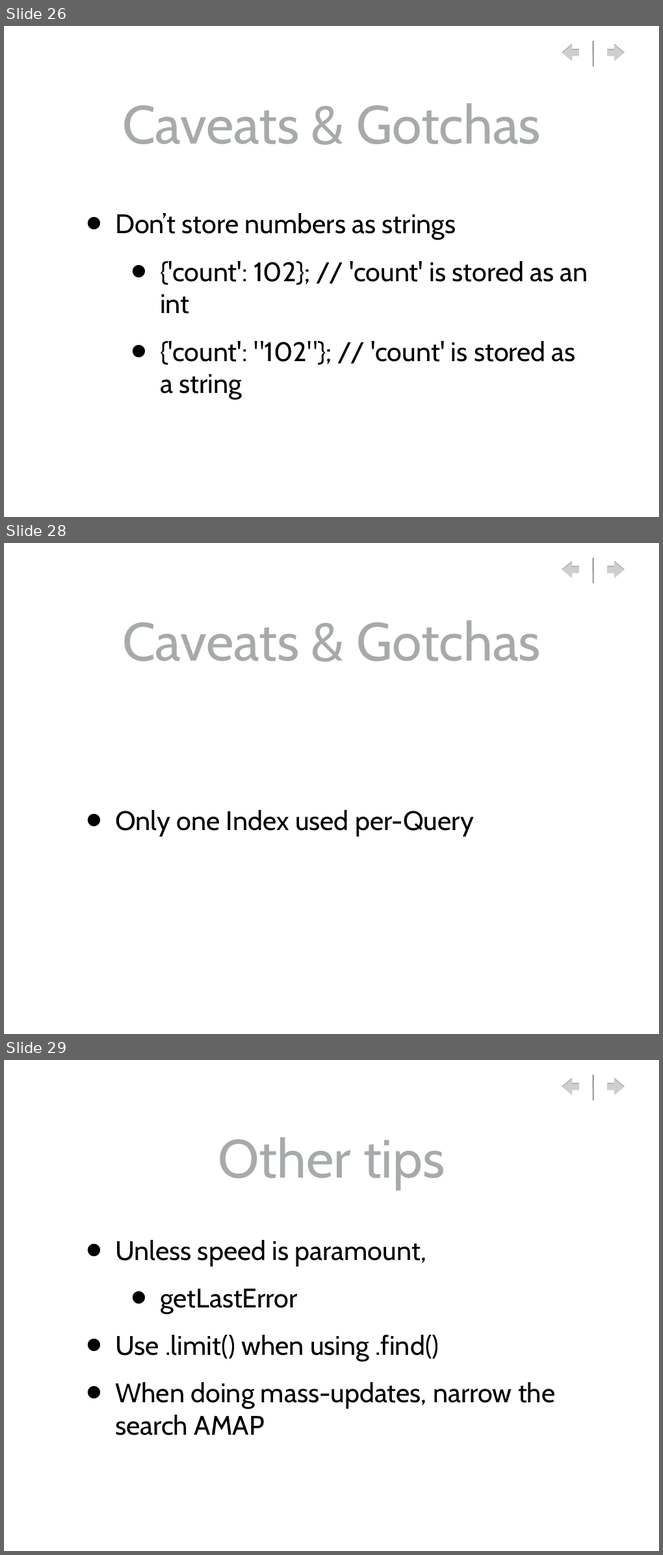
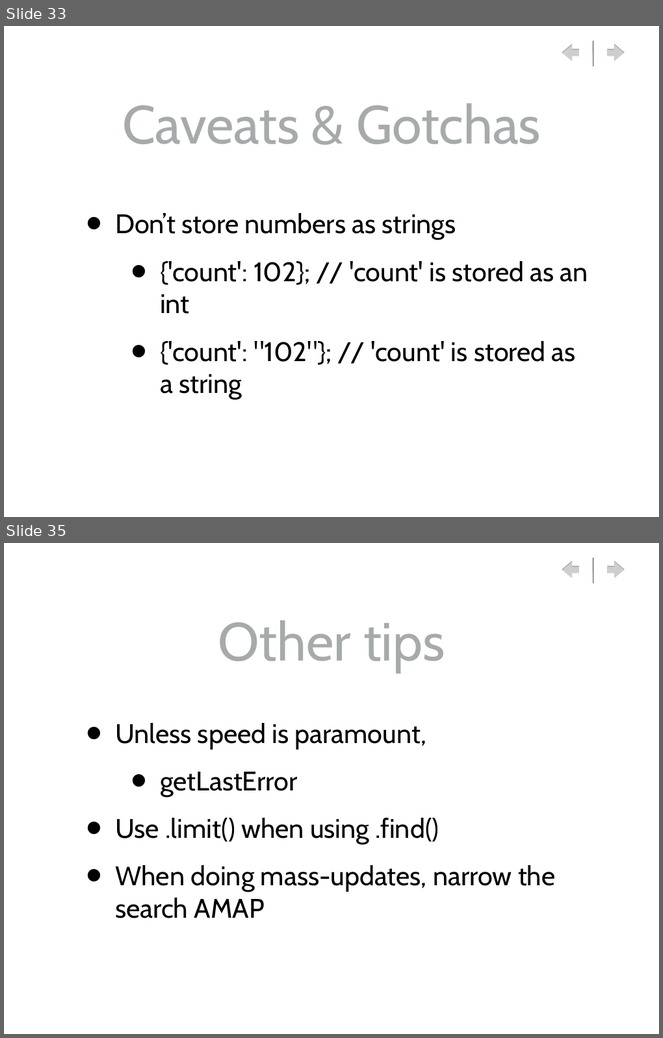
Before and after one commit to gwaldo/MongoDB_Intro, a slide deck: MongoDB_Intro.ppt. Shown one above the other, each under a label of ours: slides 26, 28 and 29 before the commit, slides 33 and 35 after it; the slides between them are not shown. The pictures are 663x1555 and 663x1038 pixels, drawn with LibreOffice and Linux fonts; fonts in the diff are those of the drawing; background and template pictures are left out. Boxes give left, top, right and bottom in pixels: in the first picture for what was removed or moved away, otherwise in the second. Text is boxed around its words. In the diff, an @@ line names an element or a change of style, - is before the commit and + after.

```diff
--- a/MongoDB_Intro.ppt
+++ b/MongoDB_Intro.ppt
@@ slide 28 removed at <box>4,543,659,1034</box>, background picture (left out); not listed: 3 template elements that a slide beside it also shows @@
@@ title removed at <box>122,620,541,661</box> @@
-Caveats & Gotchas
@@ text removed at <box>115,810,474,837</box> @@
-• Only one Index used per-Query
@@ what was slide 26 is now slide 33 @@
@@ what was slide 29 is now slide 35 @@
```
Also in this commit, not shown: 1 slide changed, 14 slides added, 19 other files.
